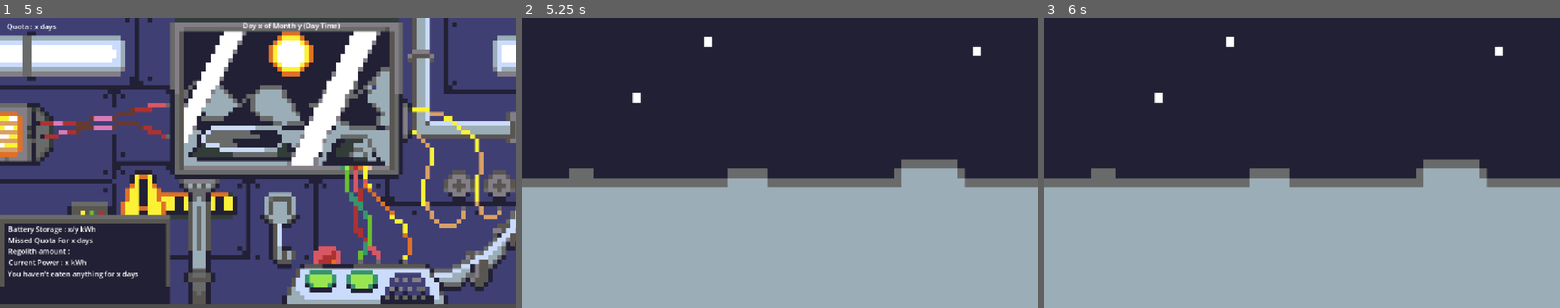
Above: before the commit, frames 1-3 (left to right).
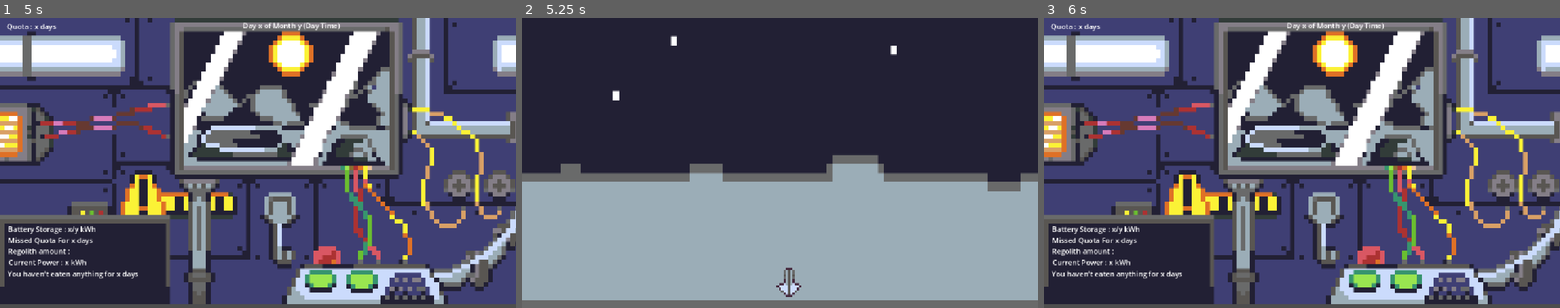
Above: after the commit, the same moments.

Repository: linhtetaye06/Game
Game: Godot game, scene res://main.tscn
Two runs of this game, one before a commit and one after it. Both use one fixed random seed, a clock stepped at 60 frames per second and the inputs below.
Inputs (mouse positions are in pixels of both pictures, inside the frame that each line leads up to):
- Up to frame 1 (5 s): click (325, 284) at 0.5 s; click (366, 284) at 1.25 s; click (325, 284) at 2 s; click (366, 284) at 2.75 s; click (325, 284) at 3.5 s; click (366, 284) at 4.25 s
- Up to frame 2 (5.25 s): tap Enter at 5 s; move the mouse to (805, 99) at 5.02 s; click (805, 99) at 5.17 s
- Up to frame 3 (6 s): click (1312, 281) at 5.77 s

Frame 1 is identical in both runs. In frame 2, 8.5% of the frame differs, in the area x 0-100%, y 6-100%; in frame 3, 87%, in the area x 0-100%, y 0-100%.

Commit message:
arrows and buttons

Diff:
--- a/OutsideUI.tscn
+++ b/OutsideUI.tscn
@@ -1,6 +1,8 @@
 [gd_scene format=3 uid="uid://d6psqr1sg2cq"]
 
 [ext_resource type="Texture2D" uid="uid://makpp4nsr5m6" path="res://Assests/Outside_field.png" id="1_7it1p"]
+[ext_resource type="Texture2D" uid="uid://ce2eip7uy6j5a" path="res://Assests/arrow.png" id="2_jwneo"]
+[ext_resource type="Script" uid="uid://r5tcvemfidh" path="res://UIarrow.gd" id="3_tycja"]
 
 [node name="OutsideUi" type="Control" unique_id=1742708983]
 layout_mode = 3
@@ -31,6 +33,16 @@
 
 [node name="TextureRect" type="TextureRect" parent="." unique_id=1568267786]
 layout_mode = 0
-offset_right = 1413.0
-offset_bottom = 672.0
+offset_right = 1155.0
+offset_bottom = 651.0
 texture = ExtResource("1_7it1p")
+
+[node name="Arrow" type="TextureButton" parent="." unique_id=2097131816]
+layout_mode = 0
+offset_left = 555.0
+offset_top = 554.0
+offset_right = 723.0
+offset_bottom = 698.0
+scale = Vector2(0.5, 0.5)
+texture_normal = ExtResource("2_jwneo")
+script = ExtResource("3_tycja")
--- /dev/null
+++ b/UIarrow.gd
@@ -0,0 +1,11 @@
+extends TextureButton
+
+const target_scene = "res://main.tscn"
+
+func _ready() -> void:
+	pressed.connect(_on_pressed)
+
+func _on_pressed() -> void:
+	var error = get_tree().change_scene_to_file(target_scene)
+	if error != OK:
+		print("Failed to change scene!")
Binary file added: Assests/arrow.png
Not shown, added: Assests/arrow.png.import
Renamed: Buttons.gd -> Scripts/Buttons.gd
Renamed: Buttons.gd.uid -> Scripts/Buttons.gd.uid
Not shown, added: UIarrow.gd.uid
